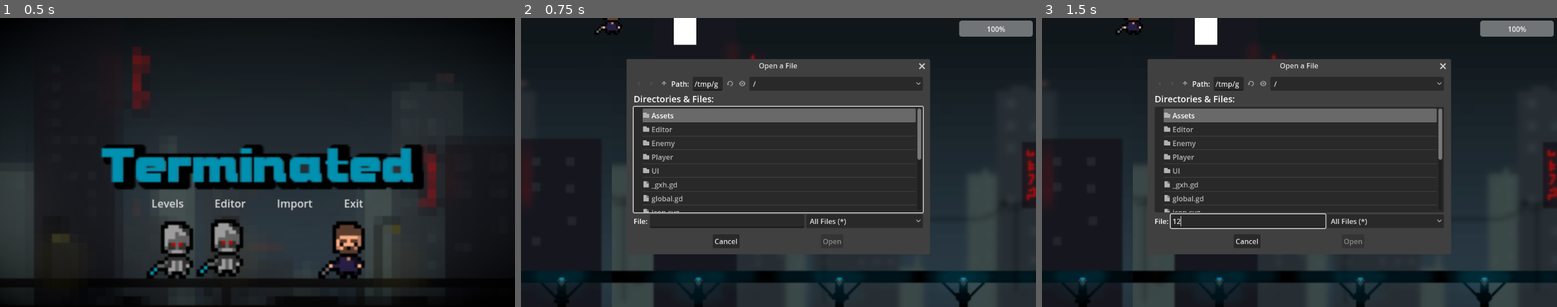
Above: before the commit, frames 1-3 (left to right).
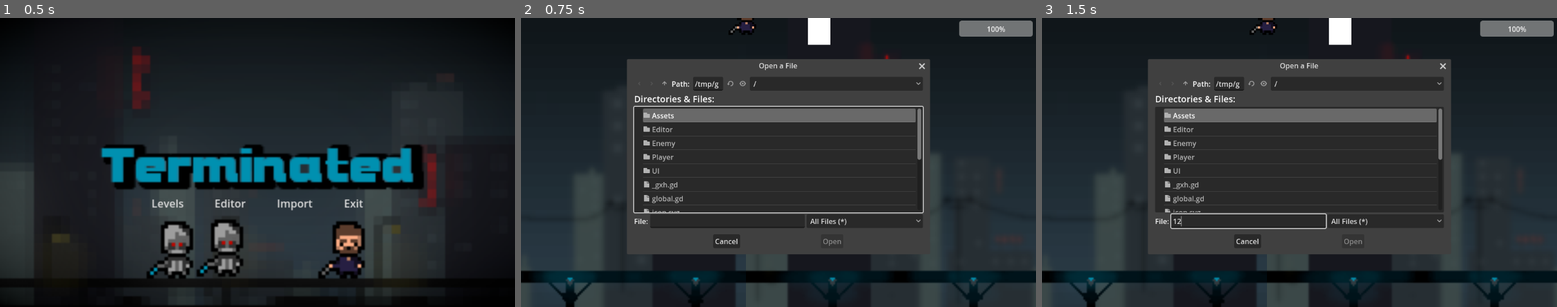
Above: after the commit, the same moments.

Repository: BadNerd/Terminated
Game: Godot game, scene res://UI/Main Menu.tscn
Same seed, same stepped clock (60 frames per second), same inputs: the game is played once before the commit and once after it.
Inputs (mouse positions are in pixels of both pictures, inside the frame that each line leads up to):
- Up to frame 1 (0.5 s): no input
- Up to frame 2 (0.75 s): click "Import" at 0.5 s
- Up to frame 3 (1.5 s): click (1248, 220) at 1.27 s; type "12" at 1.35 s

Frame 1 is identical in both runs. In frame 2, 13% of the frame differs, in the area x 0-100%, y 0-100%; in frame 3, 13%.

Commit message:
Fixed 2 bugs (thanks to adun)

Diff:
--- a/Game/Level0.gd
+++ b/Game/Level0.gd
@@ -21,7 +21,7 @@
 	#if Input.is_action_just_pressed("ui_cancel"):
 	#	Global.paused = true
 	if not editing:
-		$Camera2D.position.x = min($Player.position.x-200, 0)
+		$Camera2D.position.x = min($Player.position.x-500, 0)
 		$Camera2D/Bar.value = $Player.health
 
 func _on_floor_body_entered(body):
--- a/Game/UI/Death.gd
+++ b/Game/UI/Death.gd
@@ -5,3 +5,6 @@
 
 func _on_exit_pressed():
 	get_tree().quit()
+
+func _on_main_menu_pressed():
+	get_tree().change_scene_to_file("res://UI/Main Menu.tscn")
--- a/Game/UI/Death.tscn
+++ b/Game/UI/Death.tscn
@@ -41,9 +41,9 @@
 anchor_top = 0.5
 anchor_right = 0.5
 anchor_bottom = 0.5
-offset_left = -39.0
+offset_left = -48.0
 offset_top = -15.5
-offset_right = 39.0
+offset_right = 48.0
 offset_bottom = 15.5
 grow_horizontal = 2
 grow_vertical = 2
@@ -62,7 +62,6 @@
 offset_bottom = 61.0
 grow_horizontal = 2
 grow_vertical = 2
-disabled = true
 text = "Main Menu"
 
 [node name="Exit" type="Button" parent="."]
@@ -81,4 +80,5 @@
 text = "Exit"
 
 [connection signal="pressed" from="Respawn" to="." method="_on_respawn_pressed"]
+[connection signal="pressed" from="Main Menu" to="." method="_on_main_menu_pressed"]
 [connection signal="pressed" from="Exit" to="." method="_on_exit_pressed"]
